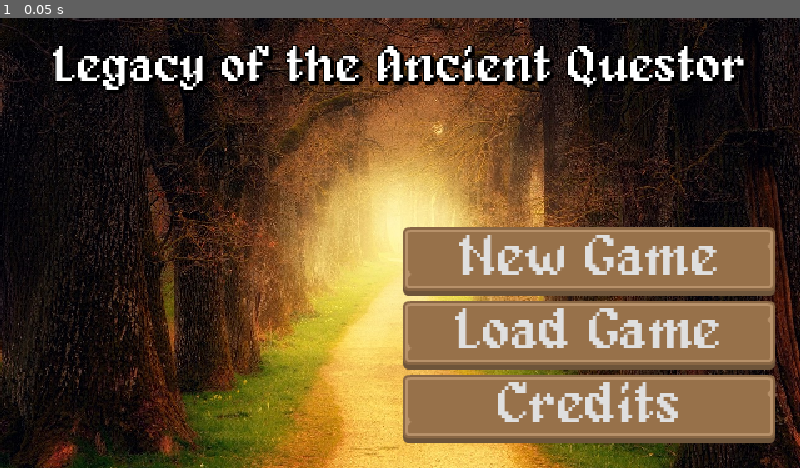
Above: before the commit, frame 1.
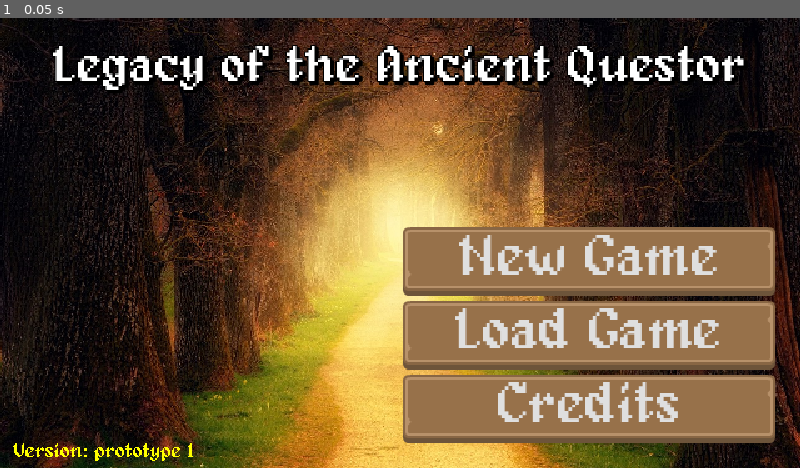
Above: after the commit, the same moment.

Repository: ZeusOnline1998/godot-legacy-of-the-ancient-questor
Game: Godot game, scene res://scenes/ui/title_screen.tscn
Same seed, same stepped clock (60 frames per second), same inputs: the game is played once before the commit and once after it. The project has no main scene, so this scene is started directly.
Inputs:
- Up to frame 1 (0.05 s): no input

The runs differ from the first frame. In frame 1, 0.2% of the frame differs, in the area x 1-25%, y 94-99%.

Commit message:
Adding version number in title screen

Diff:
--- a/project.godot
+++ b/project.godot
@@ -11,6 +11,7 @@
 [application]
 
 config/name="Legend of Ancient Questor"
+config/version="prototype 1"
 config/features=PackedStringArray("4.3", "GL Compatibility")
 config/icon="res://icon.svg"
 
--- a/scenes/ui/title_screen.tscn
+++ b/scenes/ui/title_screen.tscn
@@ -1,8 +1,9 @@
-[gd_scene load_steps=5 format=3 uid="uid://v52fnywg8qsn"]
+[gd_scene load_steps=7 format=3 uid="uid://v52fnywg8qsn"]
 
 [ext_resource type="Texture2D" uid="uid://bg30f6ko1voyq" path="res://gfx/title/tree-3094982_1280.jpg" id="1_ta6nj"]
 [ext_resource type="FontFile" uid="uid://vtp4xxo8010d" path="res://fonts/alagard_by_pix3m-d6awiwp.ttf" id="2_c5x18"]
 [ext_resource type="Theme" uid="uid://bgbln1h5xo8jg" path="res://themes/default_theme.tres" id="3_8y2ru"]
+[ext_resource type="Script" path="res://scripts/title/version_number.gd" id="4_2tp1x"]
 
 [sub_resource type="LabelSettings" id="LabelSettings_l26ak"]
 font = ExtResource("2_c5x18")
@@ -12,6 +13,10 @@
 shadow_size = 5
 shadow_color = Color(0, 0, 0, 1)
 shadow_offset = Vector2(2, 2)
+
+[sub_resource type="LabelSettings" id="LabelSettings_r4ohg"]
+font = ExtResource("2_c5x18")
+font_color = Color(1, 1, 0, 1)
 
 [node name="Title Screen" type="Control"]
 layout_mode = 3
@@ -89,3 +94,18 @@
 theme = ExtResource("3_8y2ru")
 theme_override_font_sizes/font_size = 45
 text = "Credits"
+
+[node name="Version Number" type="Label" parent="."]
+layout_mode = 1
+anchors_preset = 2
+anchor_top = 1.0
+anchor_bottom = 1.0
+offset_left = 10.0
+offset_top = -25.0
+offset_right = 136.0
+offset_bottom = -2.0
+grow_vertical = 0
+text = "Version: "
+label_settings = SubResource("LabelSettings_r4ohg")
+vertical_alignment = 1
+script = ExtResource("4_2tp1x")
--- /dev/null
+++ b/scripts/title/version_number.gd
@@ -0,0 +1,11 @@
+extends Label
+
+
+# Called when the node enters the scene tree for the first time.
+func _ready() -> void:
+	text = text + ProjectSettings.get_setting("application/config/version")
+
+
+# Called every frame. 'delta' is the elapsed time since the previous frame.
+func _process(delta: float) -> void:
+	pass
